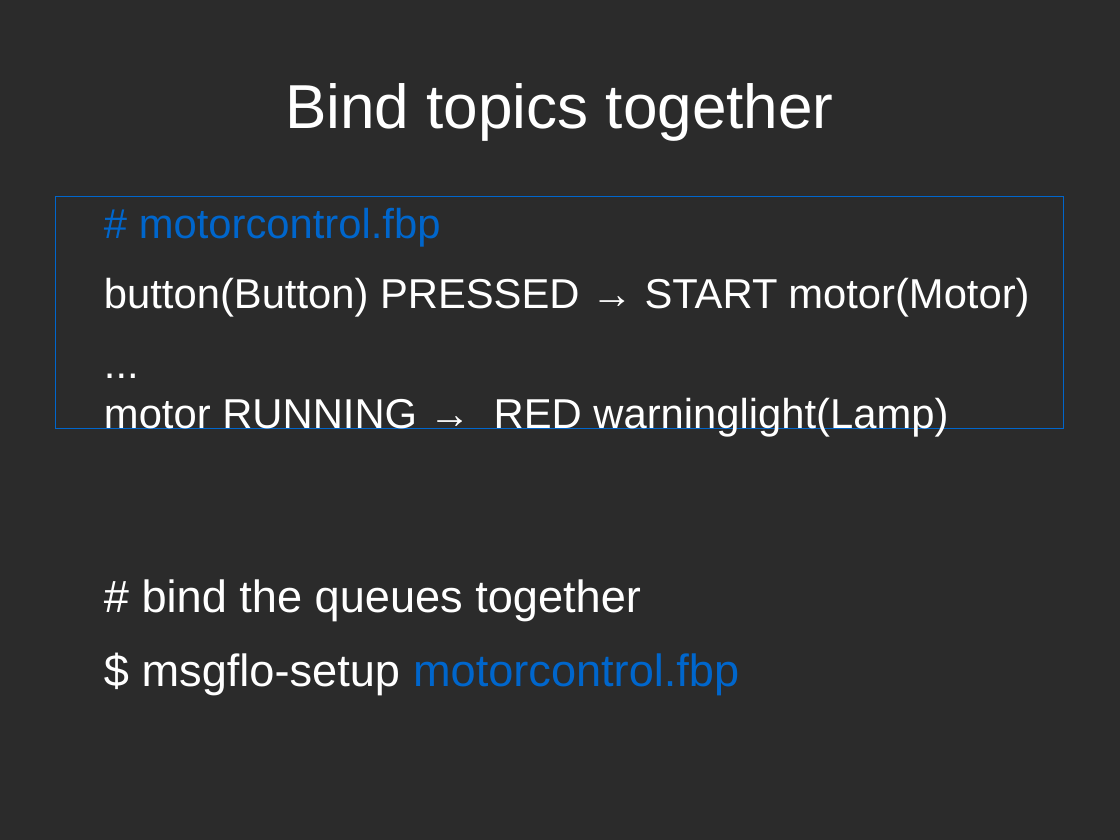
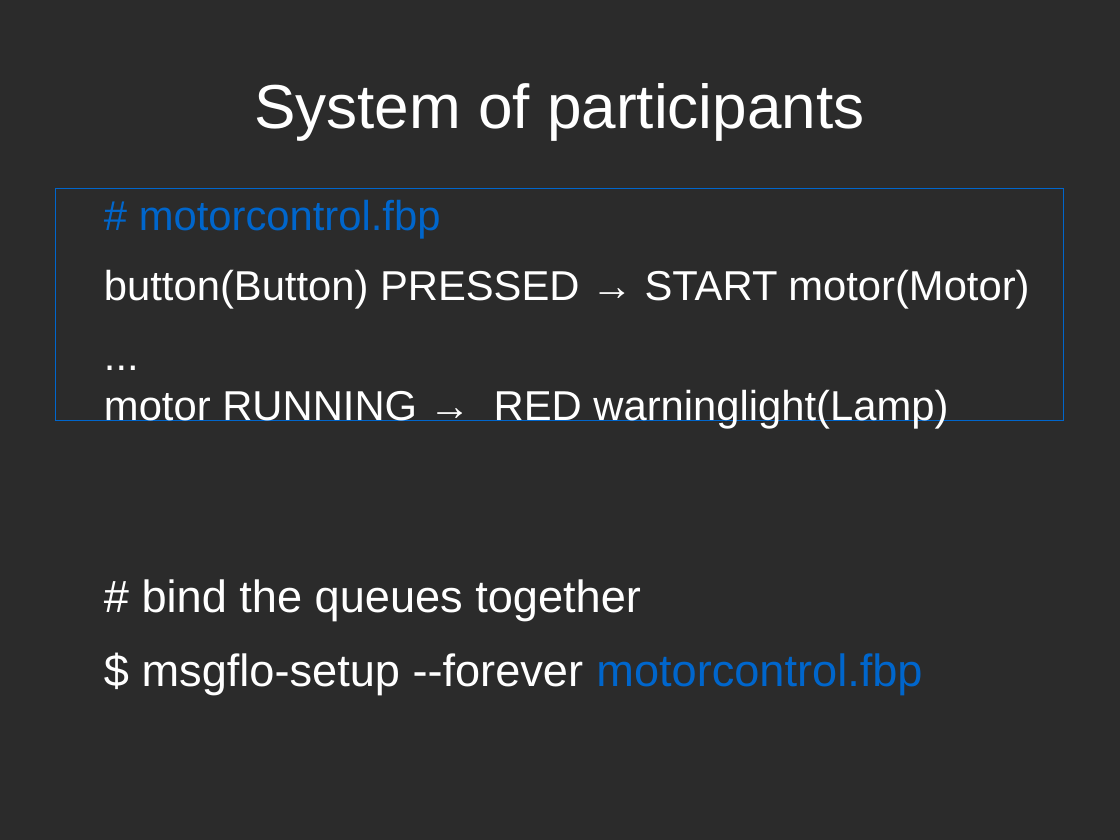
Before and after one commit to msgflo/msgflo, a slide deck: slide 5 of doc/fosdem2017/slides.odp. Drawn at 1120x840 pixels with LibreOffice and Linux fonts; fonts in the diff are those of the drawing; background and template pictures are left out; a plain dark background stands for a picture behind light text. Boxes give left, top, right and bottom in pixels: in the first picture for what was removed or moved away, otherwise in the second. Text is boxed around its words. In the diff, an @@ line names an element or a change of style, - is before the commit and + after.

```diff
--- a/doc/fosdem2017/slides.odp
+++ b/doc/fosdem2017/slides.odp
@@ title at (254, 83, 864, 139): text changed @@
-Bind topics together
+System of participants
@@ text "# motorcontrol.fbp": place and size @@
-text "# motorcontrol.fbp" at (56, 196, 1064, 429)
+text "# motorcontrol.fbp" at (56, 189, 1064, 422)
@@ text at (142, 653, 922, 695): text changed; text colour #0066CC to #FFFFFF @@
-$ msgflo-setup motorcontrol.fbp
+$ msgflo-setup --forever motorcontrol.fbp
```
Also in this commit, not shown: 6 other slides changed, 7 slides added, 2 slides removed, 2 other files.
